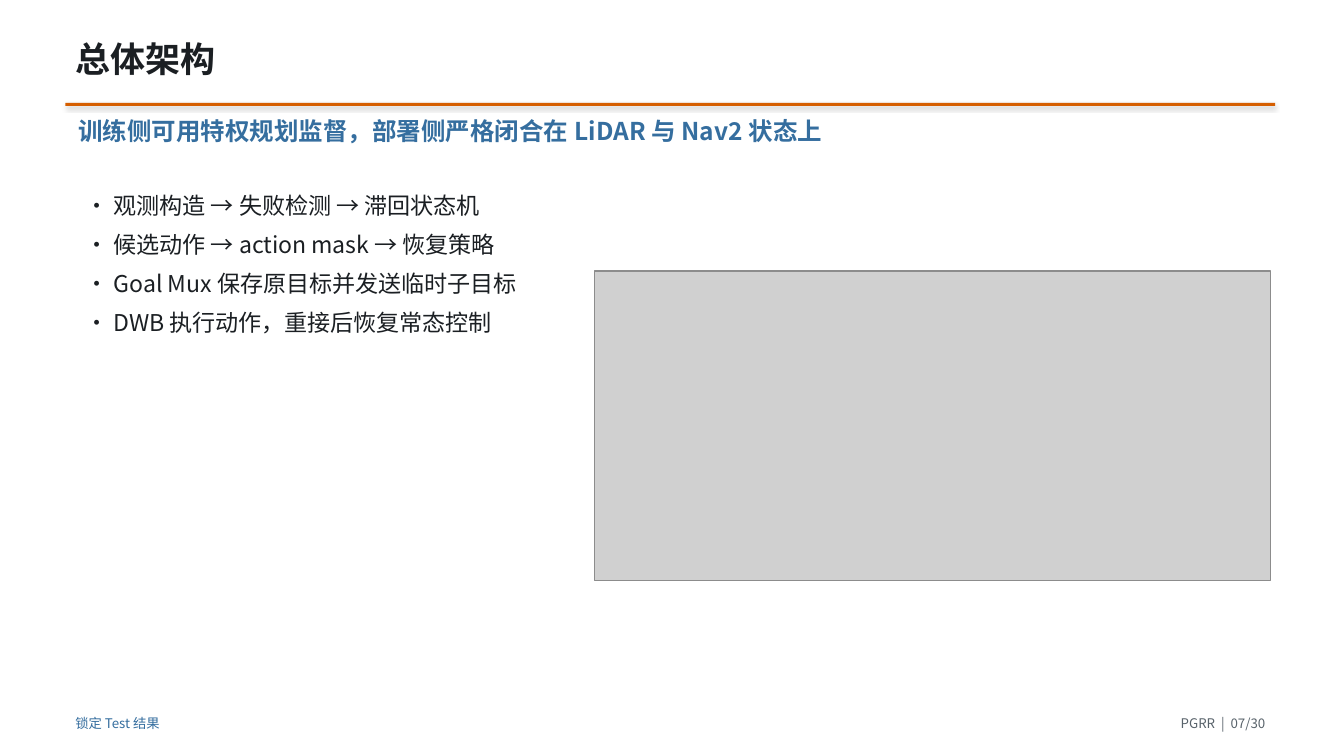
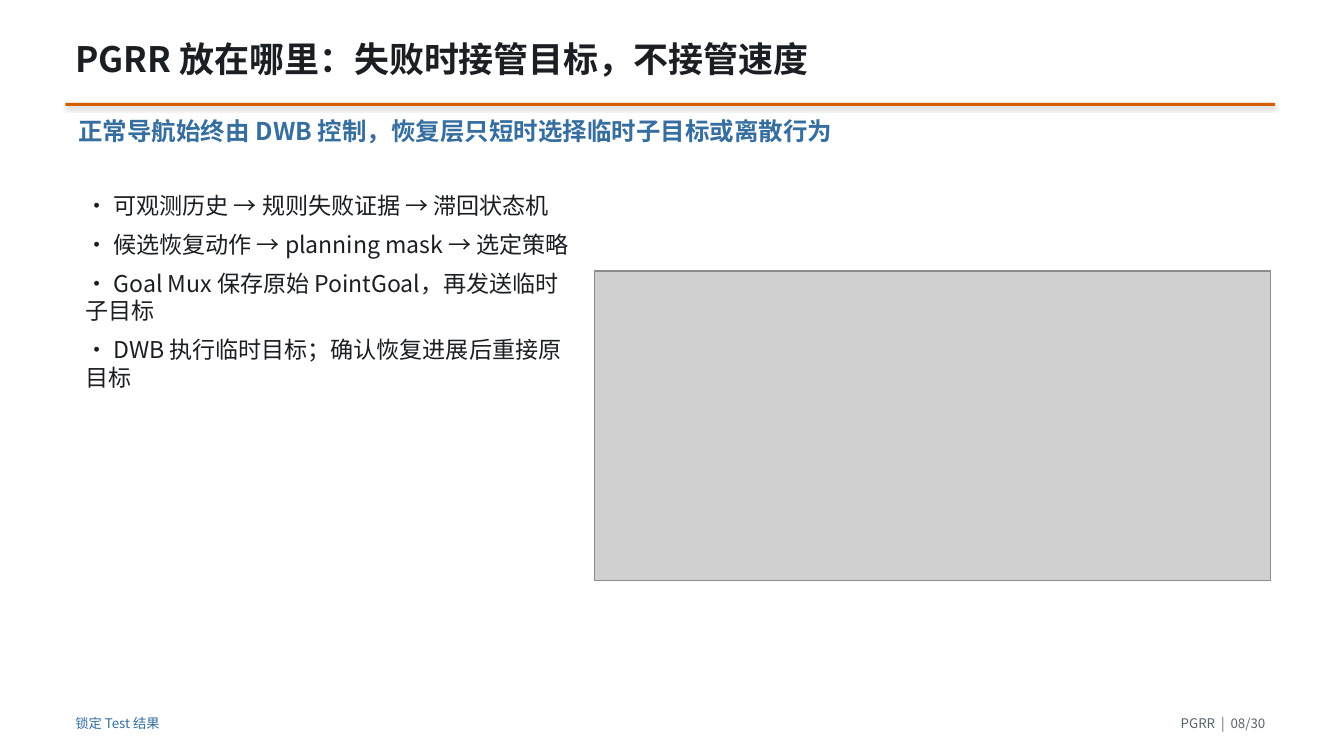
Before and after one commit to CC-robotics/PGRR, a slide deck: slide 8 of presentation/PGRR_report_zh.pptx (slide 7 before the commit). Drawn at 1344x756 pixels with LibreOffice and Linux fonts; fonts in the diff are those of the drawing; grey boxes stand for pictures. Boxes give left, top, right and bottom in pixels: in the first picture for what was removed or moved away, otherwise in the second. Text is boxed around its words. In the diff, an @@ line names an element or a change of style, - is before the commit and + after.

```diff
--- a/presentation/PGRR_report_zh.pptx
+++ b/presentation/PGRR_report_zh.pptx
@@ text at [75,42,808,77]: text changed @@
-总体架构
+PGRR 放在哪里：失败时接管目标，不接管速度
@@ text at [78,119,832,143]: text changed @@
-训练侧可用特权规划监督，部署侧严格闭合在 LiDAR 与 Nav2 状态上
+正常导航始终由 DWB 控制，恢复层只短时选择临时子目标或离散行为
@@ text at [85,194,569,388]: text changed @@
-• 观测构造 → 失败检测 → 滞回状态机
-• 候选动作 → action mask → 恢复策略
-• Goal Mux 保存原目标并发送临时子目标
-• DWB 执行动作，重接后恢复常态控制
+• 可观测历史 → 规则失败证据 → 滞回状态机
+• 候选恢复动作 → planning mask → 选定策略
+• Goal Mux 保存原始 PointGoal，再发送临时子目标
+• DWB 执行临时目标；确认恢复进展后重接原目标
@@ text at [1181,717,1266,730]: text changed @@
-PGRR | 07/30
+PGRR | 08/30
```
Also in this commit, not shown: 9 other slides changed, 7 slides added, 7 slides removed, 20 other files.
